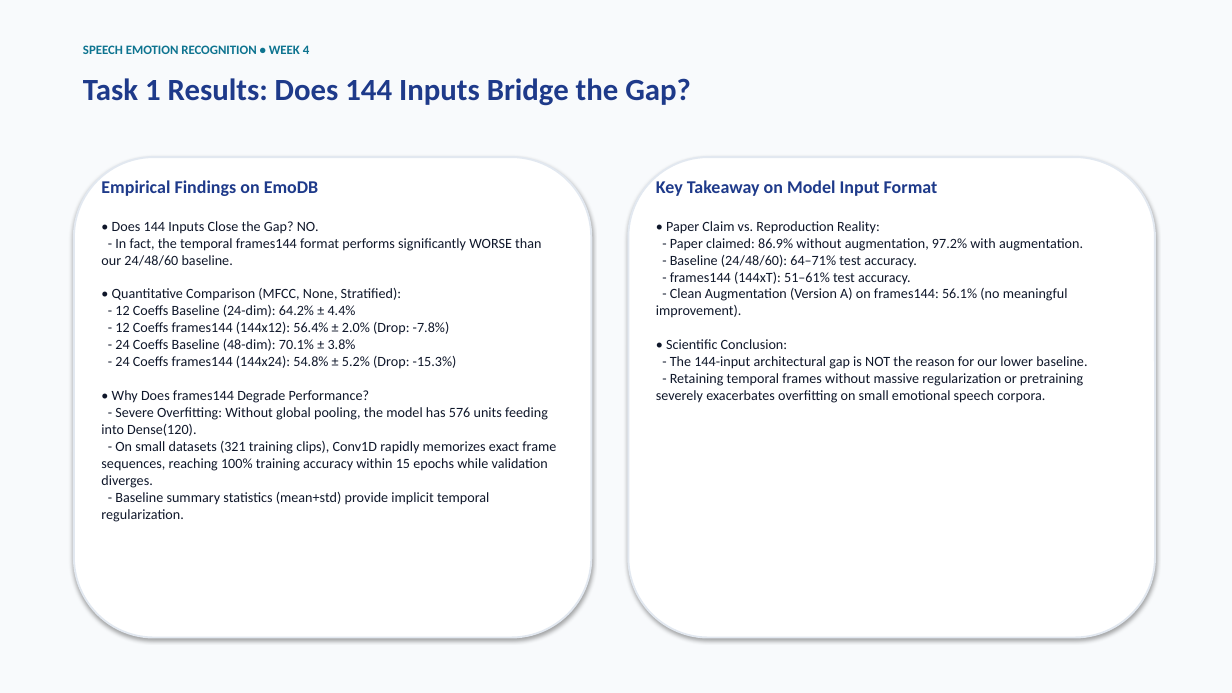
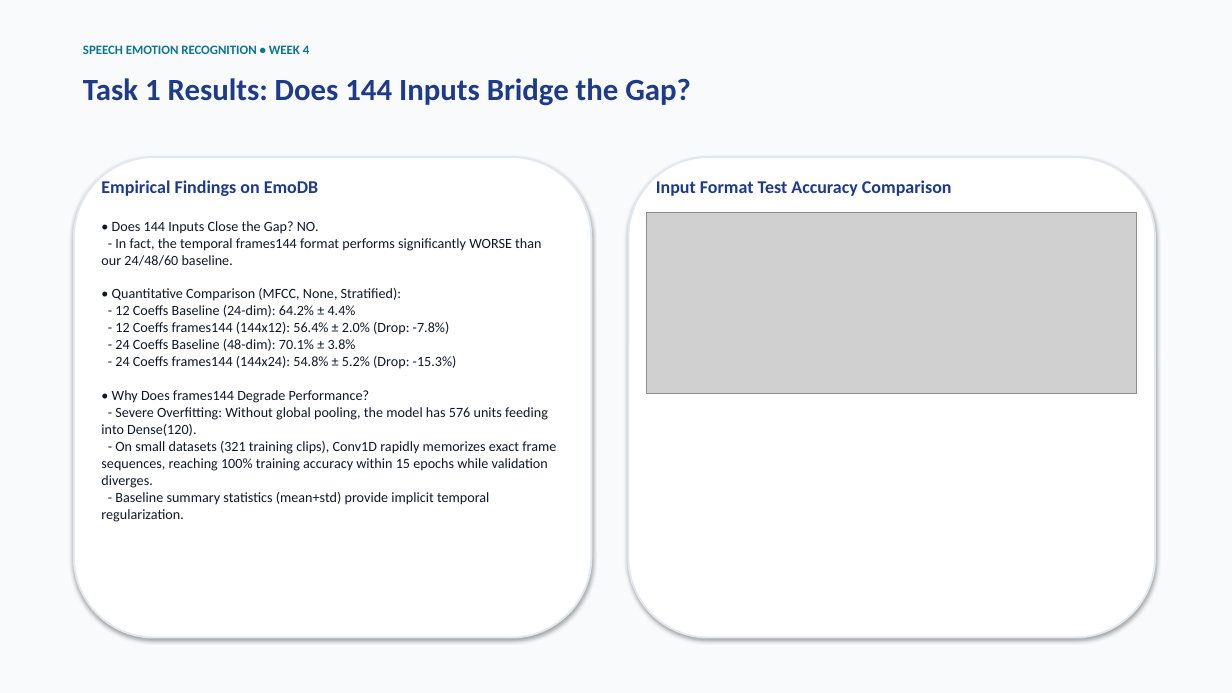
Before and after one commit to shreysatija1/Project-emotion, a slide deck: slide 5 of Week4_Status.pptx. Drawn at 1232x693 pixels with LibreOffice and Linux fonts; fonts in the diff are those of the drawing; grey boxes stand for pictures. Boxes give left, top, right and bottom in pixels: in the first picture for what was removed or moved away, otherwise in the second. Text is boxed around its words. In the diff, an @@ line names an element or a change of style, - is before the commit and + after.

```diff
--- a/Week4_Status.pptx
+++ b/Week4_Status.pptx
@@ text at (x1=656, y1=180, x2=952, y2=196): text changed @@
-Key Takeaway on Model Input Format
+Input Format Test Accuracy Comparison
@@ picture added at (x1=647, y1=213, x2=1137, y2=394) @@
@@ text removed at (x1=656, y1=221, x2=1087, y2=403) @@
-• Paper Claim vs. Reproduction Reality:
-- Paper claimed: 86.9% without augmentation, 97.2% with augmentation.
-- Baseline (24/48/60): 64–71% test accuracy.
-- frames144 (144xT): 51–61% test accuracy.
-- Clean Augmentation (Version A) on frames144: 56.1% (no meaningful improvement).
-• Scientific Conclusion:
-- The 144-input architectural gap is NOT the reason for our lower baseline.
-- Retaining temporal frames without massive regularization or pretraining severely exacerbates overfitting on small emotional speech corpora.
```
Also in this commit, not shown: 1 other slide changed, 7 other files.
